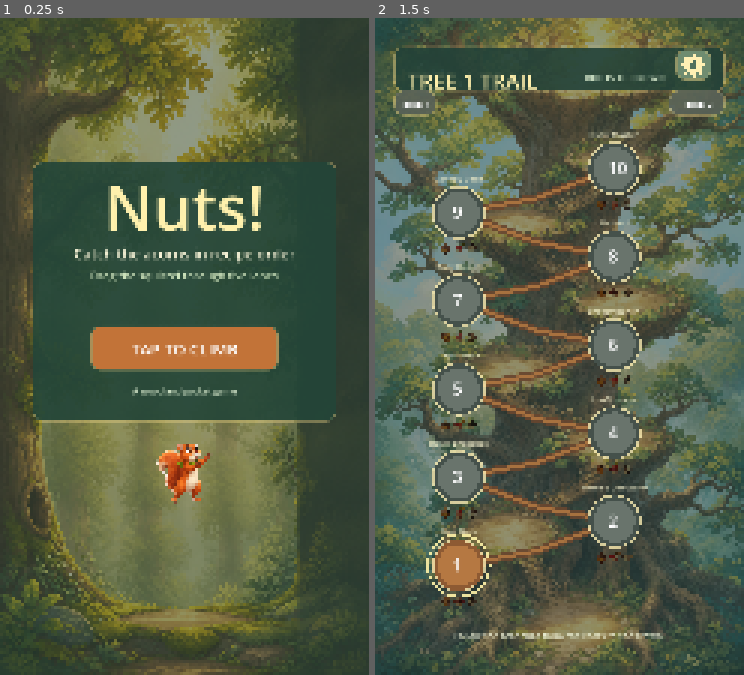
Above: before the commit, frames 1-2 (left to right).
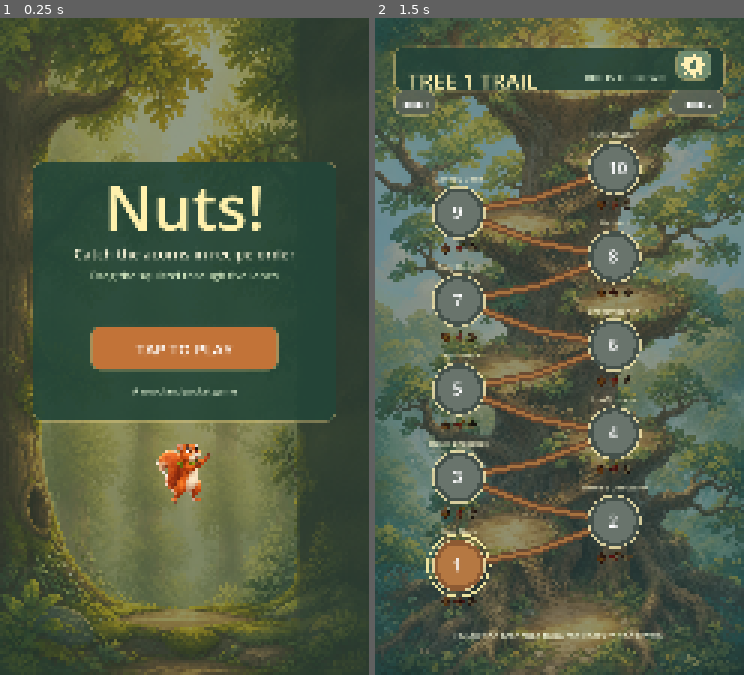
Above: after the commit, the same moments.

Repository: GrapeGames3141/Nuts
Game: Godot game, scene res://scenes/main.tscn
Two runs of this game, one before a commit and one after it. Both use one fixed random seed, a clock stepped at 60 frames per second and the inputs below.
Inputs (mouse positions are in pixels of both pictures, inside the frame that each line leads up to):
- Up to frame 1 (0.25 s): no input
- Up to frame 2 (1.5 s): tap Enter at 0.5 s; move the mouse to (640, 313) at 0.52 s; click (640, 313) at 0.67 s; tap Space at 1.25 s; drag from (485, 379) to (541, 477) at 1.27 s

The runs differ from the first frame. In frame 1, 0.3% of the frame differs, in the area x 35-65%, y 49-52%; in frame 2, nothing differs.

Commit message:
Add concept splash and desktop drag parity

Diff:
--- a/project.godot
+++ b/project.godot
@@ -6,6 +6,14 @@
 run/main_scene="res://scenes/main.tscn"
 config/features=PackedStringArray("4.7")
 config/icon="res://assets/art/game_icon.png"
+
+[application/boot_splash]
+show_image=true
+image="res://assets/art/nuts_boot_splash.png"
+stretch_mode=1
+use_filter=true
+bg_color=Color(0.13, 0.22, 0.16, 1)
+minimum_display_time=1300
 
 [display/window]
 size/viewport_width=1080
--- a/scripts/game.gd
+++ b/scripts/game.gd
@@ -33,6 +33,7 @@
 const ACORN_COLORS := [Color("#bb7136"), Color("#c94838"), Color("#8064a8"), Color("#e3ae35")]
 const ACORN_NAMES := ["Oak", "Redcap", "Striped", "Gold"]
 const PINECONE_NAMES := ["Ponderosa", "Sugar Pine", "Spruce", "Fir"]
+const TITLE_CTA := "TAP TO PLAY"
 
 var screen := "title"
 var level_number := 1
@@ -69,6 +70,7 @@
 var idle_time := 0.0
 var crossing_time := 0.0
 var crossing_target_page := 1
+var mouse_left_down := false
 
 func _ready() -> void:
     rng.seed = 84519
@@ -409,10 +411,13 @@
     if event.is_action_pressed("move_left") and screen == "play": _set_lane(player_lane - 1)
     if event.is_action_pressed("move_right") and screen == "play": _set_lane(player_lane + 1)
     if event.is_action_pressed("pause") and screen == "play": paused = not paused
+    if event is InputEventMouseButton and event.button_index == MOUSE_BUTTON_LEFT:
+        mouse_left_down = event.pressed
     var press: bool = event is InputEventScreenTouch and event.pressed
     var drag: bool = event is InputEventScreenDrag
     var mouse: bool = event is InputEventMouseButton and event.pressed and event.button_index == MOUSE_BUTTON_LEFT
-    if press or drag or mouse:
+    var mouse_drag: bool = event is InputEventMouseMotion and mouse_left_down
+    if press or drag or mouse or mouse_drag:
         var point: Vector2 = event.position
         if screen == "map" and crossing_time > 0.0:
             return
@@ -555,7 +560,7 @@
     _text("Catch the acorns in recipe order", Vector2(0, 705), 42, Color("#fff9dd"), HORIZONTAL_ALIGNMENT_CENTER, W)
     _text("Drag the squirrel through five lanes", Vector2(0, 765), 32, Color("#cfe4bd"), HORIZONTAL_ALIGNMENT_CENTER, W)
     _panel(Rect2(265, 900, 550, 130), Color("#c87538", 0.96))
-    _text("TAP TO CLIMB", Vector2(0, 985), 46, Color.WHITE, HORIZONTAL_ALIGNMENT_CENTER, W)
+    _text(TITLE_CTA, Vector2(0, 985), 46, Color.WHITE, HORIZONTAL_ALIGNMENT_CENTER, W)
     _text("A woodland pocket game", Vector2(0, 1100), 25, Color("#d5e6ca"), HORIZONTAL_ALIGNMENT_CENTER, W)
 
 func _draw_map() -> void:
--- a/tests/runtime_smoke.gd
+++ b/tests/runtime_smoke.gd
@@ -5,13 +5,29 @@
     root.add_child(scene)
     await process_frame
     assert(ResourceLoader.exists("res://assets/art/game_icon.png"))
+    assert(ResourceLoader.exists("res://assets/art/nuts_boot_splash.png"))
     assert(ResourceLoader.exists("res://assets/art/seasonal/tree_trail_2.png"))
     assert(ResourceLoader.exists("res://assets/art/squirrel_sheet_packed.png"))
     assert(ResourceLoader.exists("res://assets/art/items/acorn_strip.png"))
     assert(ResourceLoader.exists("res://assets/art/items/pinecone_strip.png"))
     assert(ResourceLoader.exists("res://assets/art/items/seasonal_hazards.png"))
-    scene._start_level(1)
+    scene.screen = "title"
+    var title_tap := InputEventScreenTouch.new()
+    title_tap.pressed = true
+    title_tap.position = Vector2(540.0, 960.0)
+    scene._unhandled_input(title_tap)
+    assert(scene.screen == "map")
+    var level_one_click := InputEventMouseButton.new()
+    level_one_click.button_index = MOUSE_BUTTON_LEFT
+    level_one_click.pressed = true
+    level_one_click.position = scene._map_node_position(1)
+    scene._unhandled_input(level_one_click)
+    assert(scene.screen == "play" and scene.level_number == 1)
     assert(scene.screen == "play")
+    assert(ProjectSettings.get_setting("application/boot_splash/image") == "res://assets/art/nuts_boot_splash.png")
+    assert(ProjectSettings.get_setting("application/boot_splash/show_image") == true)
+    assert(ProjectSettings.get_setting("application/boot_splash/stretch_mode") == 1)
+    assert(scene.TITLE_CTA == "TAP TO PLAY" and scene.TITLE_CTA != "TAP TO CLIMB")
     assert(scene.SQUIRREL_BASE_SCALE > 0.44)
     assert(is_equal_approx(scene.squirrel.position.y, scene.SQUIRREL_Y))
     assert(is_equal_approx(scene.GROUND_LINE_Y - scene.squirrel.position.y, scene.SQUIRREL_FOOT_OFFSET))
@@ -32,6 +48,26 @@
     assert(scene.player_lane == 4 and scene.squirrel.animation == "run_right")
     assert(is_equal_approx(scene.squirrel.scale.x, scene.SQUIRREL_BASE_SCALE))
     assert(is_equal_approx(scene.squirrel.position.y, scene.SQUIRREL_Y) and is_zero_approx(scene.squirrel.rotation))
+    scene._start_level(1)
+    var mouse_press := InputEventMouseButton.new()
+    mouse_press.button_index = MOUSE_BUTTON_LEFT
+    mouse_press.pressed = true
+    mouse_press.position = Vector2(scene.LANE_X[0], 1200.0)
+    scene._unhandled_input(mouse_press)
+    assert(scene.player_lane == 0)
+    var mouse_motion := InputEventMouseMotion.new()
+    mouse_motion.position = Vector2(scene.LANE_X[4], 1200.0)
+    scene._unhandled_input(mouse_motion)
+    assert(scene.player_lane == 4 and scene.player_target_x == scene.LANE_X[4])
+    var mouse_release := InputEventMouseButton.new()
+    mouse_release.button_index = MOUSE_BUTTON_LEFT
+    mouse_release.pressed = false
+    mouse_release.position = Vector2(scene.LANE_X[4], 1200.0)
+    scene._unhandled_input(mouse_release)
+    var screen_drag := InputEventScreenDrag.new()
+    screen_drag.position = Vector2(scene.LANE_X[1], 1200.0)
+    scene._unhandled_input(screen_drag)
+    assert(scene.player_lane == 1 and scene.player_target_x == scene.LANE_X[1])
     scene._start_level(1)
     var blocked_lane: int = (scene.player_lane + 2) % 5
     scene.drops = [{"kind": "acorn", "lane": blocked_lane, "y": -120.0, "speed": scene.definition.base_speed}]
Binary file added: assets/art/nuts_boot_splash.png
Not shown, changed: export_presets.cfg
